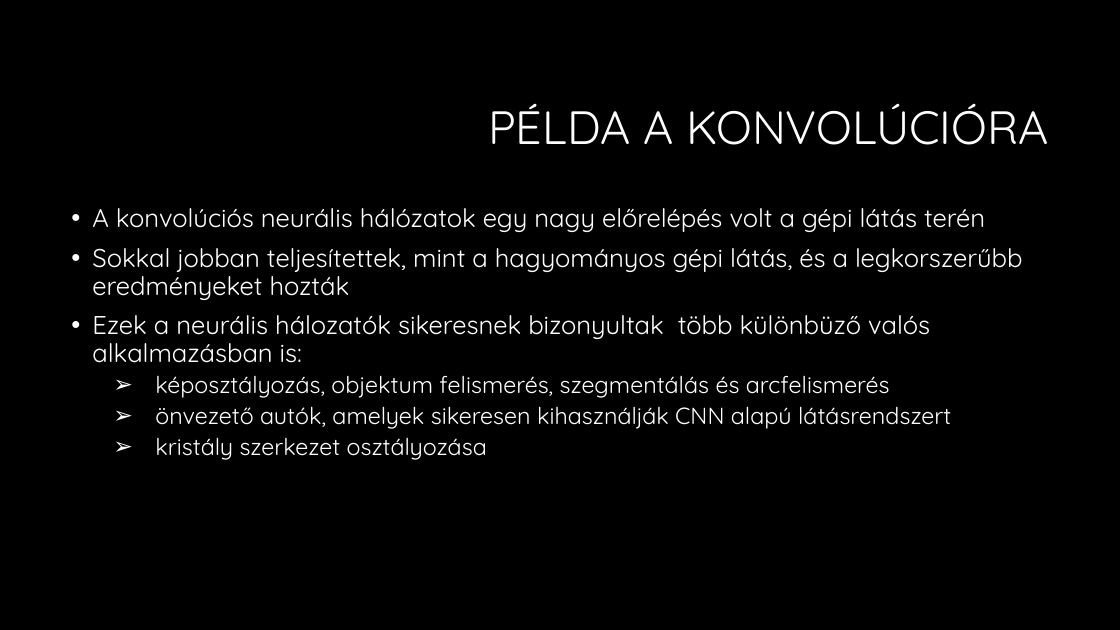
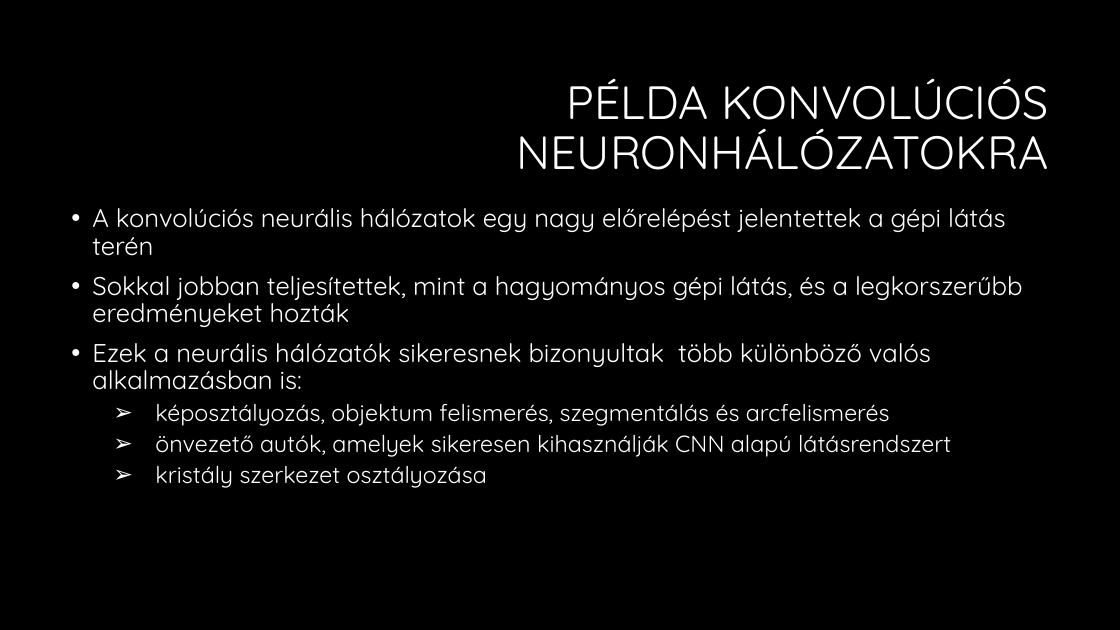
Before and after one commit to martontamas92/CNN, a slide deck: slide 5 of Konvolúciós neuronhálók.pptx. Drawn at 1120x630 pixels with LibreOffice and Linux fonts; fonts in the diff are those of the drawing; background and template pictures are left out. Boxes give left, top, right and bottom in pixels: in the first picture for what was removed or moved away, otherwise in the second. Text is boxed around its words. In the diff, an @@ line names an element or a change of style, - is before the commit and + after.

```diff
--- a/Konvolúciós neuronhálók.pptx
+++ b/Konvolúciós neuronhálók.pptx
@@ title at (517,79,1049,170): text changed @@
-PÉLDA A KONVOLÚCIÓRA
+PÉLDA KONVOLÚCIÓS NEURONHÁLÓZATOKRA
@@ text at (92,208,1005,256): text changed @@
-• A konvolúciós neurális hálózatok egy nagy előrelépés volt a gépi látás terén
+• A konvolúciós neurális hálózatok egy nagy előrelépést jelentettek a gépi látás terén
@@ text at (92,343,931,390): text changed @@
-• Ezek a neurális hálozatók sikeresnek bizonyultak több különbüző valós alkalmazásban is:
+• Ezek a neurális hálózatók sikeresnek bizonyultak több különböző valós alkalmazásban is:
```
Also in this commit, not shown: 3 other slides changed, 7 slides added.
